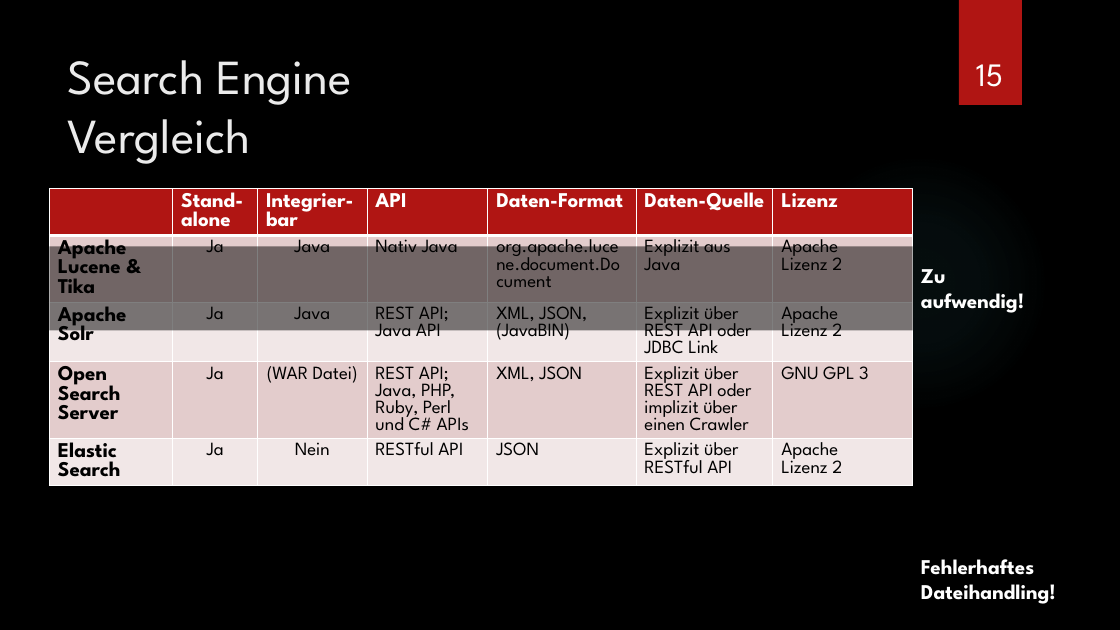
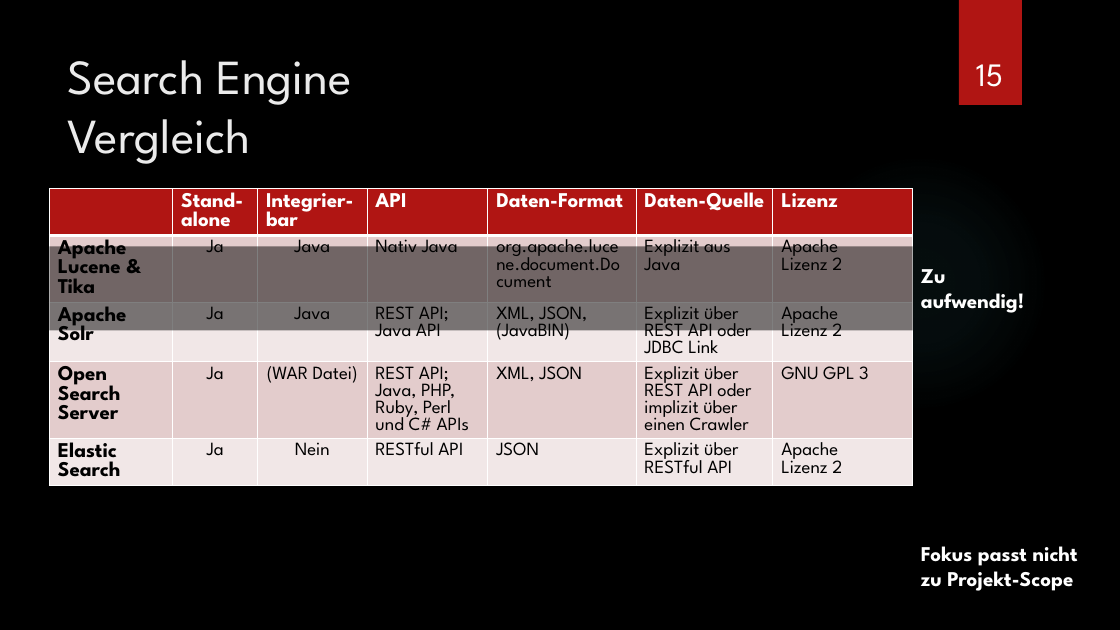
Before and after one commit to kanbanana/knowledgebase, a slide deck: slide 15 of docs/presentation/Technologie-Evaluation Deliverable.pptx. Drawn at 1120x630 pixels with LibreOffice and Linux fonts; fonts in the diff are those of the drawing; background and template pictures are left out. Boxes give left, top, right and bottom in pixels: in the first picture for what was removed or moved away, otherwise in the second. Text is boxed around its words. In the diff, an @@ line names an element or a change of style, - is before the commit and + after.

```diff
--- a/docs/presentation/Technologie-Evaluation Deliverable.pptx
+++ b/docs/presentation/Technologie-Evaluation Deliverable.pptx
@@ text at <box>921,546,1078,591</box>: text changed @@
-Fehlerhaftes Dateihandling!
+Fokus passt nicht zu Projekt-Scope
```
Also in this commit, not shown: 2 other slides changed, 2 other files.
